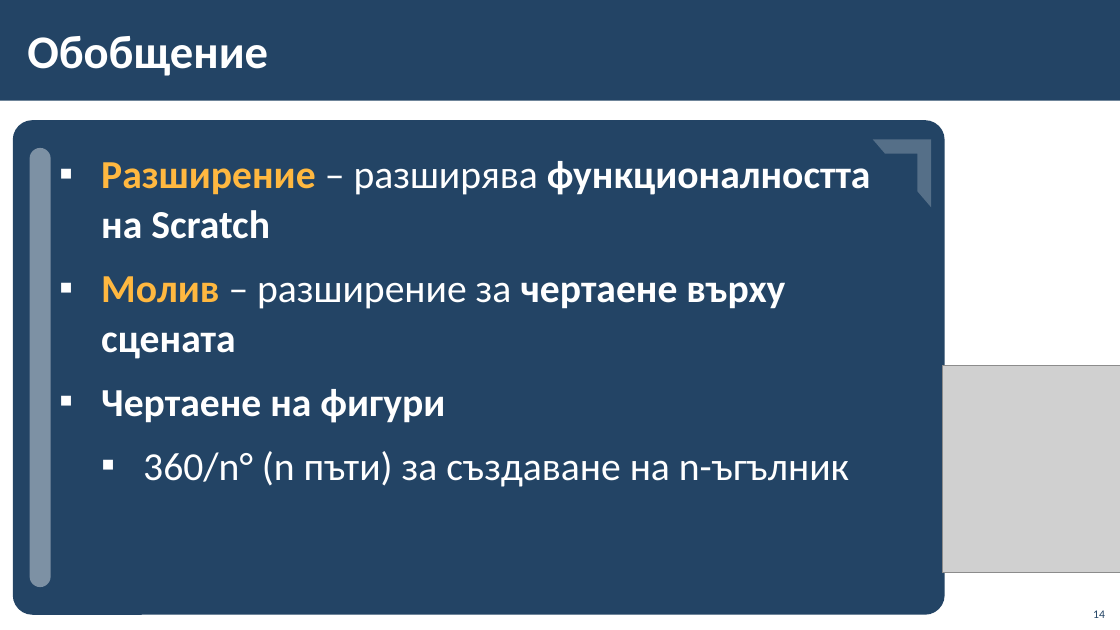
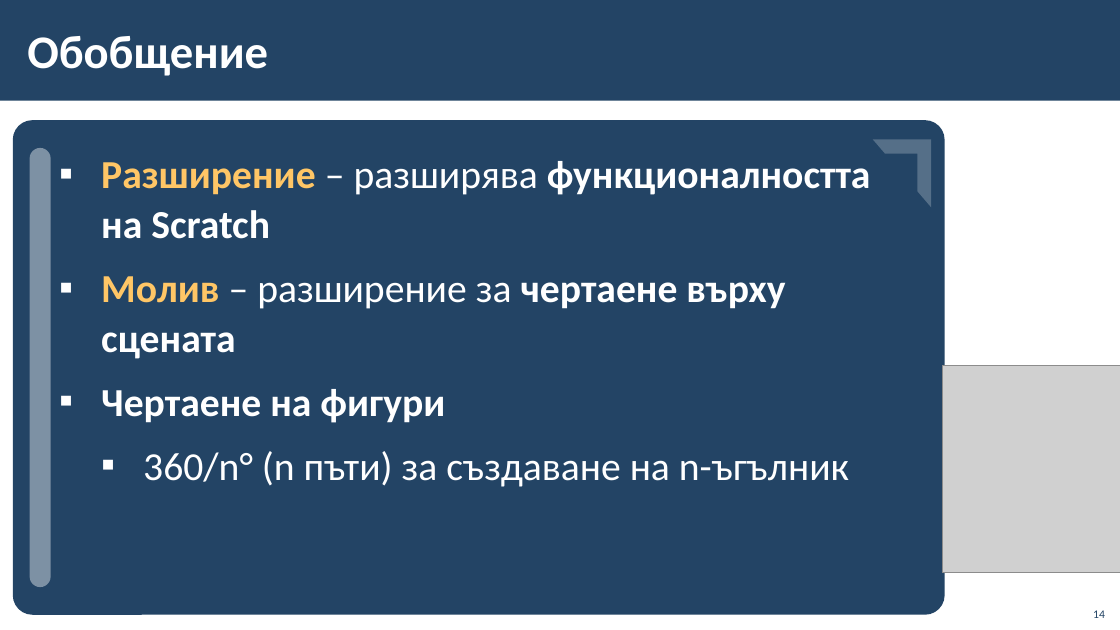
Before and after one commit to BG-IT-Edu/School-Programming, a slide deck: slide 14 of Courses/Computer-Modeling-and-IT/Computer-Modeling-and-IT-5-Class/18-Drawing-Figures/18-Drawing-Figures.pptx. Drawn at 1120x630 pixels with LibreOffice and Linux fonts; fonts in the diff are those of the drawing; grey boxes stand for pictures; background and template pictures are left out. Boxes give left, top, right and bottom in pixels: in the first picture for what was removed or moved away, otherwise in the second. Text is boxed around its words. In the diff, an @@ line names an element or a change of style, - is before the commit and + after.

```diff
--- a/Courses/Computer-Modeling-and-IT/Computer-Modeling-and-IT-5-Class/18-Drawing-Figures/18-Drawing-Figures.pptx
+++ b/Courses/Computer-Modeling-and-IT/Computer-Modeling-and-IT-5-Class/18-Drawing-Figures/18-Drawing-Figures.pptx
@@ text at (101, 161, 871, 359): text colour #FFB840 to #FFC666 in "Разширение", "Молив" @@
```
Also in this commit, not shown: 2 other slides changed.
